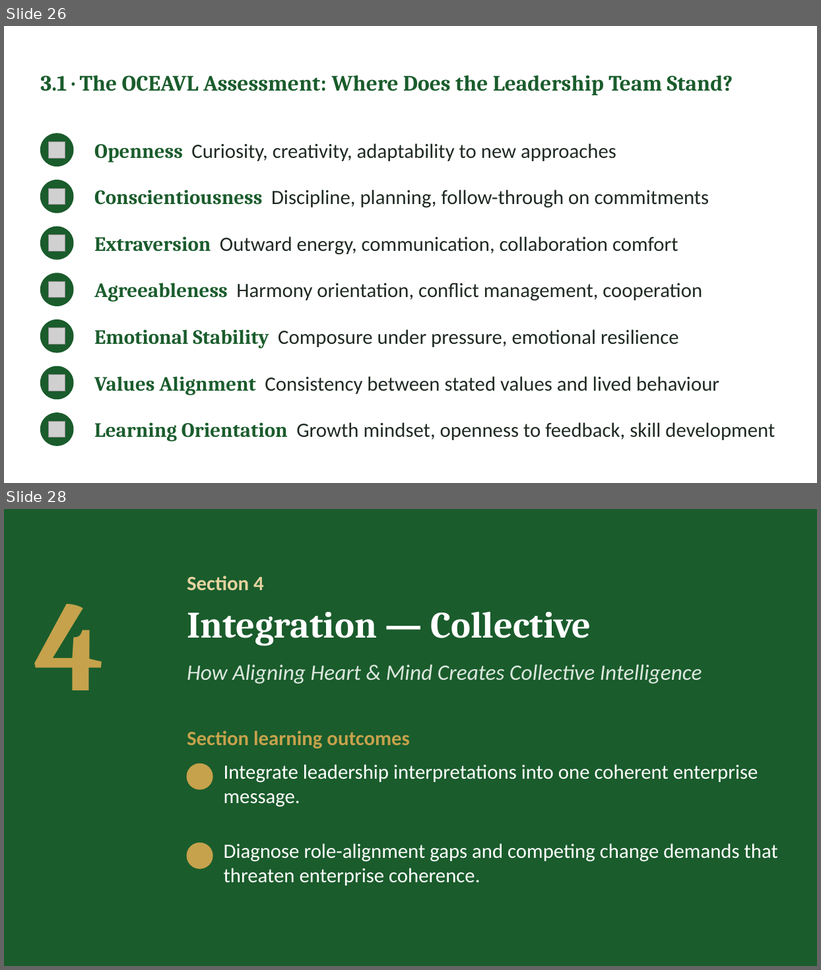
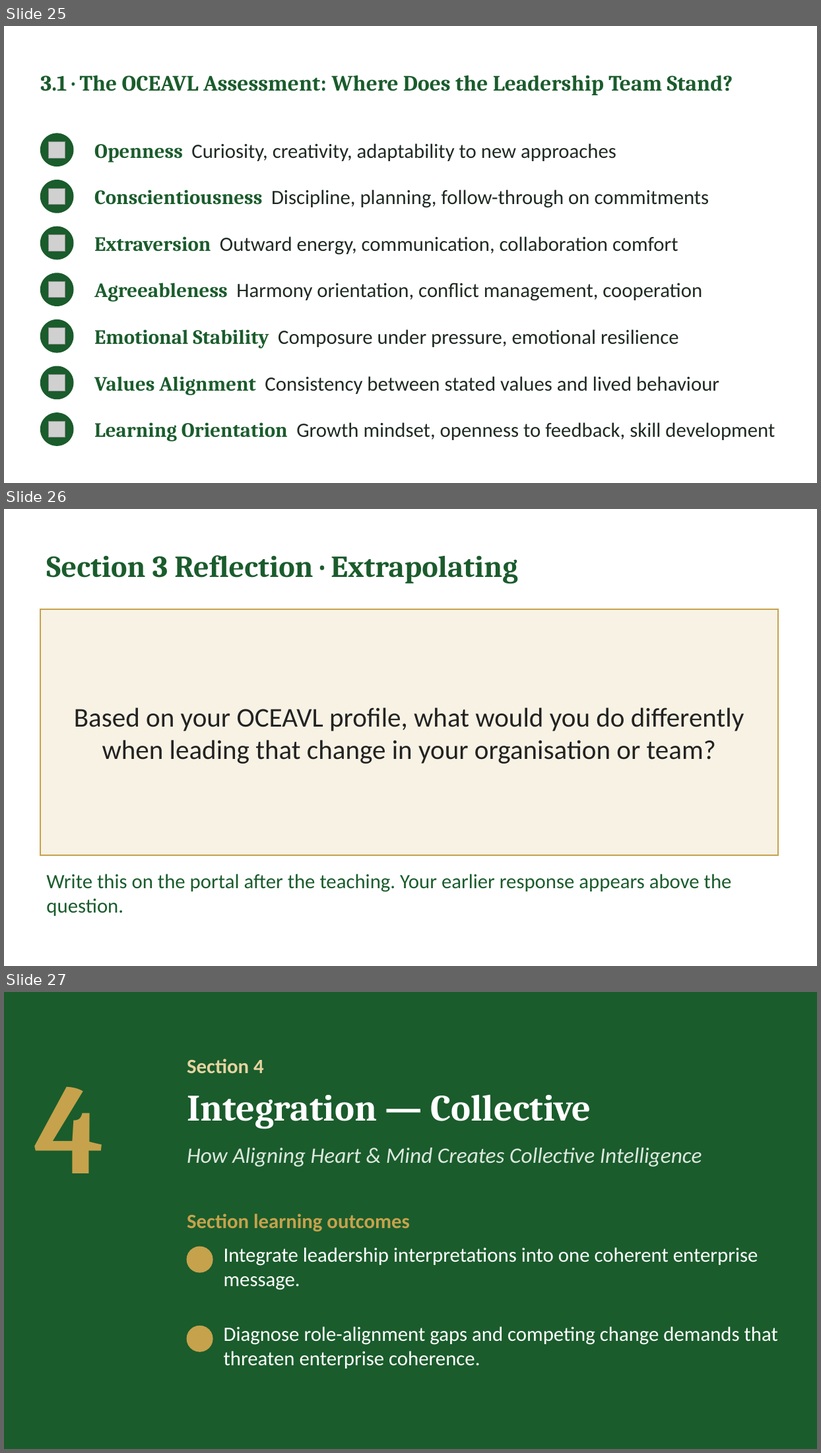
Before and after one commit to IBSL26/ibsl-platform, a slide deck: Unit decks/Unit 05 - Aligning Heart & Mind.pptx. Shown one above the other, each under a label of ours: slides 26 and 28 before the commit, slides 25, 26 and 27 after it; the slides between them are not shown. The pictures are 821x970 and 821x1453 pixels, drawn with LibreOffice and Linux fonts; fonts in the diff are those of the drawing; grey boxes stand for pictures; background and template pictures are left out. Boxes give left, top, right and bottom in pixels: in the first picture for what was removed or moved away, otherwise in the second. Text is boxed around its words. In the diff, an @@ line names an element or a change of style, - is before the commit and + after.

```diff
--- a/Unit decks/Unit 05 - Aligning Heart & Mind.pptx
+++ b/Unit decks/Unit 05 - Aligning Heart & Mind.pptx
@@ slide 26 added at [4, 509, 817, 966], background #FFFFFF @@
@@ text added at [46, 555, 517, 584], 36 pt, text #1A5C2C, bold @@
+Section 3 Reflection · Extrapolating
@@ rectangle added at [40, 609, 779, 856], fill #F7F2E4, outline #C6A24C 1.5 pt, 32 pt, text #222222 @@
+Based on your OCEAVL profile, what would you do differently when leading that change in your organisation or team?
@@ text added at [46, 874, 732, 916], 24 pt, text #1A5C2C @@
+Write this on the portal after the teaching. Your earlier response appears above the question.
@@ what was slide 26 is now slide 25 @@
@@ what was slide 28 is now slide 27 @@
```
Also in this commit, not shown: 4 other slides added, 5 slides removed, 10 other files.
